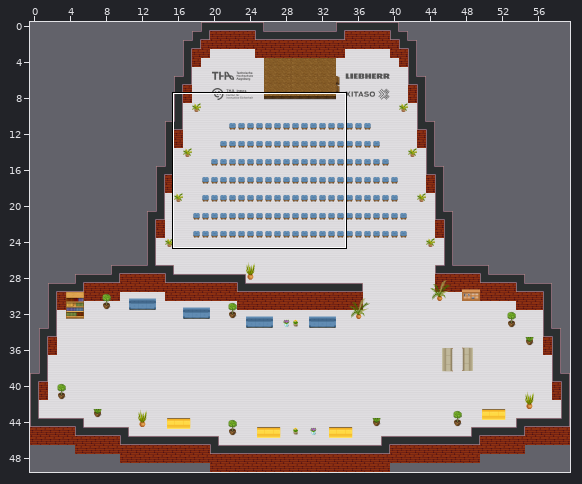
One commit to this Tiled map (JSON): map.tmj. The first picture is a wide view before the edit; the outline marks the close-up.
Close-up. Before the edit:
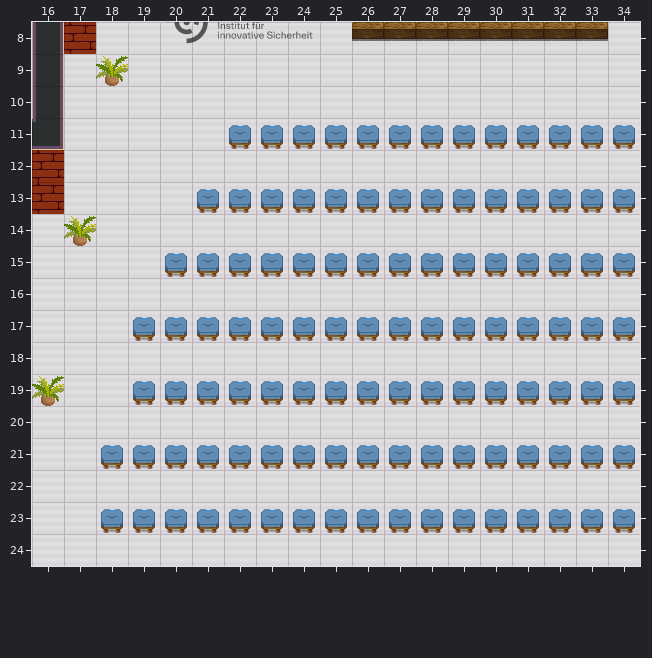
Cells are 32x32 px. Shown: x 16..34, y 8..24. The commit also changed other parts of the map, which this record leaves out.
The same view after the edit:
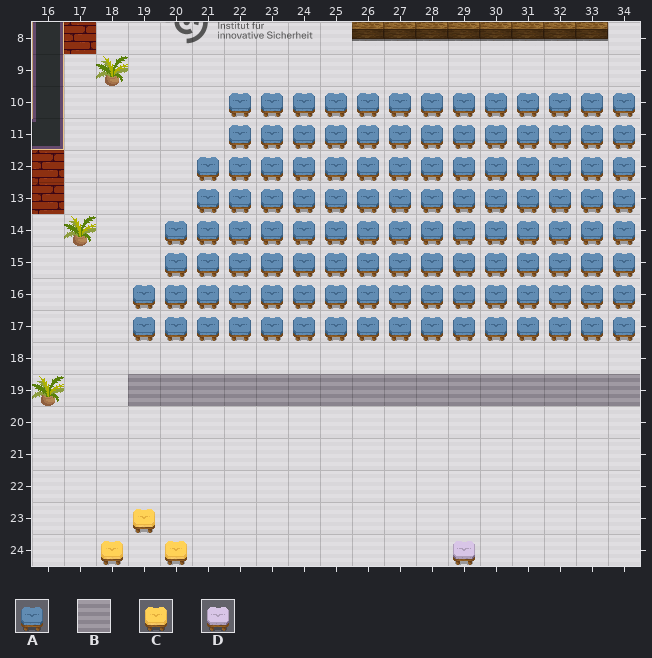
Key: from "Chunk 1": A 53, B 121, C 122, D 123.
_ is an empty cell.
Edits made:
{"where": "layer \"furniture/furniture2\""}
{"y":10,"x":22,"old":"_____________","new":"AAAAAAAAAAAAA"}
{"y":12,"x":21,"old":"______________","new":"AAAAAAAAAAAAAA"}
{"y":14,"x":20,"old":"_______________","new":"AAAAAAAAAAAAAAA"}
{"y":16,"x":19,"old":"________________","new":"AAAAAAAAAAAAAAAA"}
{"y":19,"x":19,"old":"AAAAAAAAAAAAAAAA","new":"________________"}
{"y":21,"x":18,"old":"AAAAAAAAAAAAAAAAA","new":"_________________"}
{"y":23,"x":18,"old":"AAAAAAAAAAAAAAAAA","new":"_________________"}
{"where": "layer \"furniture/furniture3\""}
{"y":19,"x":19,"old":"________________","new":"BBBBBBBBBBBBBBBB"}
{"y":23,"x":19,"old":"_","new":"C"}
{"y":24,"x":18,"old":"_","new":"C"}
{"y":24,"x":20,"old":"_","new":"C"}
{"y":24,"x":29,"old":"_","new":"D"}
{"label":"added","picture_box":[229,93,635,117]}
{"label":"added","picture_box":[197,157,635,181]}
{"label":"added","picture_box":[165,221,635,245]}
{"label":"added","picture_box":[133,285,635,309]}
{"label":"changed","picture_box":[128,374,640,406]}
{"label":"removed","picture_box":[101,445,635,469]}
{"label":"changed","picture_box":[101,509,635,565]}
